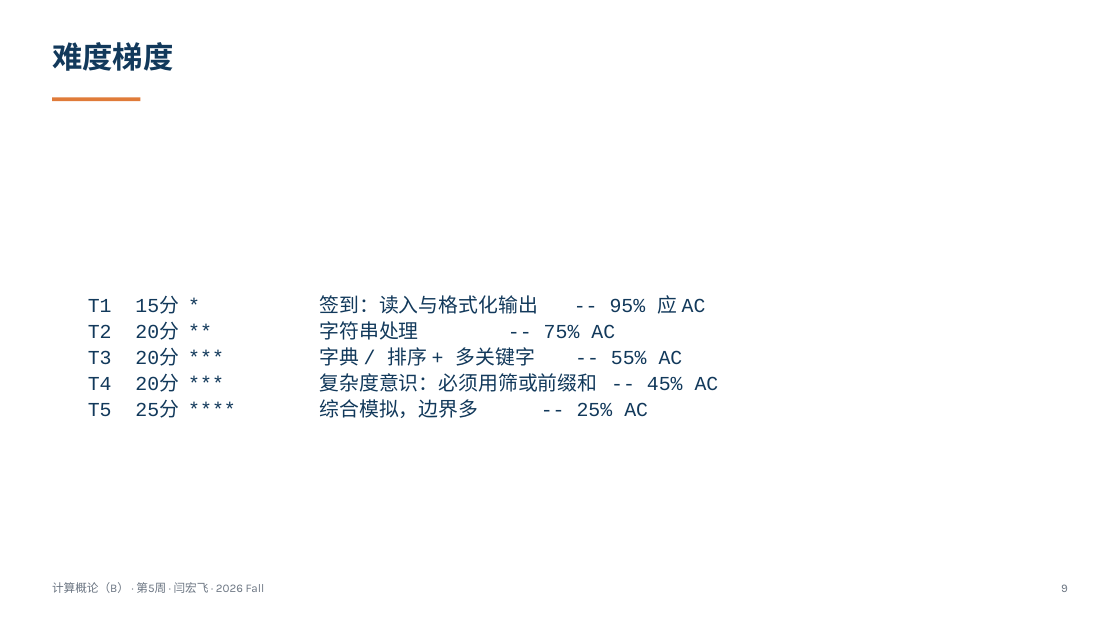
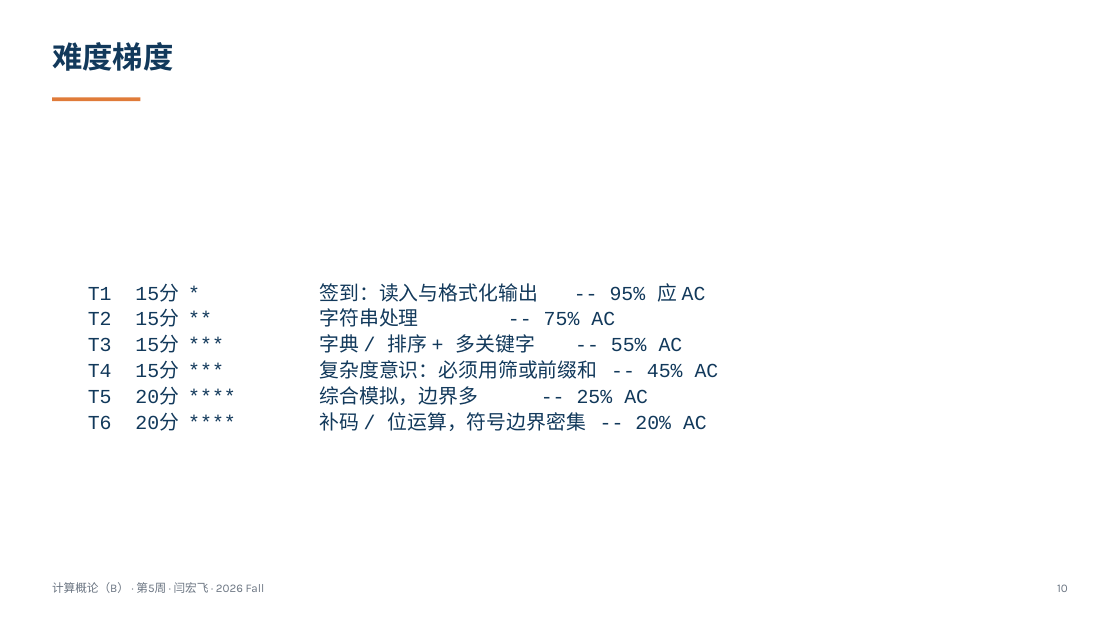
Before and after one commit to GMyhf/2026fall-cs101, a slide deck: slide 10 of courseware/202609_ADS_W05_October_Exam_Review.pptx (slide 9 before the commit). Drawn at 1120x630 pixels with LibreOffice and Linux fonts; fonts in the diff are those of the drawing. Boxes give left, top, right and bottom in pixels: in the first picture for what was removed or moved away, otherwise in the second. Text is boxed around its words. In the diff, an @@ line names an element or a change of style, - is before the commit and + after.

```diff
--- a/courseware/202609_ADS_W05_October_Exam_Review.pptx
+++ b/courseware/202609_ADS_W05_October_Exam_Review.pptx
@@ text "T1 15分 * 签到：读入与格式化输出 -- ...": place and size @@
-text "T1 15分 * 签到：读入与格式化输出 -- ..." at (88,295,719,418)
+text "T1 15分 * 签到：读入与格式化输出 -- ..." at (88,283,719,431)
@@ text at (319,308,719,431): text changed @@
-T2 20分 ** 字符串处理 -- 75% AC
-T3 20分 *** 字典 / 排序 + 多关键字 -- 55% AC
-T4 20分 *** 复杂度意识：必须用筛或前缀和 -- 45% AC
-T5 25分 **** 综合模拟，边界多 -- 25% AC
+T2 15分 ** 字符串处理 -- 75% AC
+T3 15分 *** 字典 / 排序 + 多关键字 -- 55% AC
+T4 15分 *** 复杂度意识：必须用筛或前缀和 -- 45% AC
+T5 20分 **** 综合模拟，边界多 -- 25% AC
+T6 20分 **** 补码 / 位运算，符号边界密集 -- 20% AC
@@ text at (1057,584,1068,592): text changed @@
-9
+10
```
Also in this commit, not shown: 17 other slides changed, 4 slides added, 32 other files.
